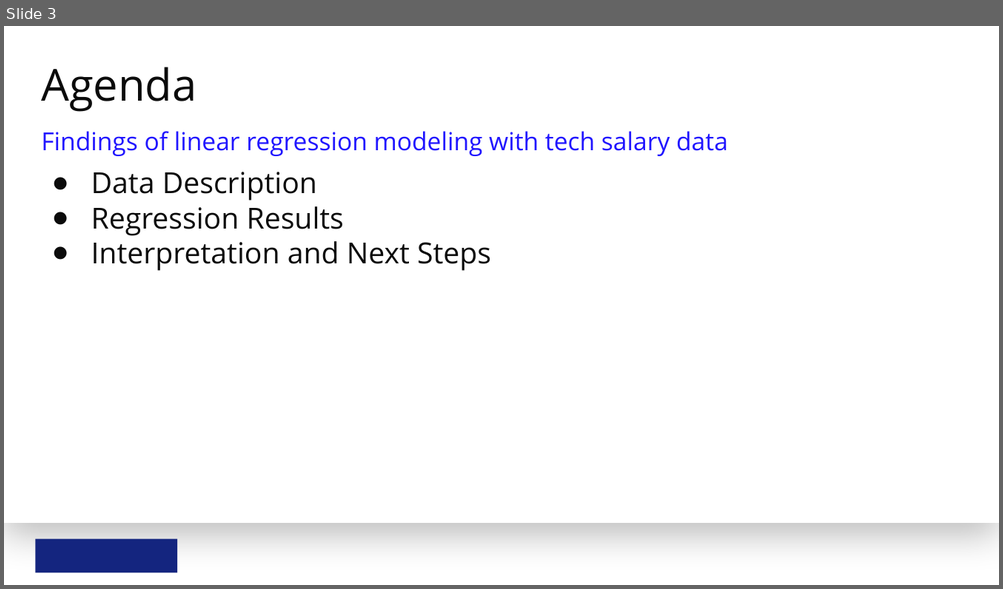
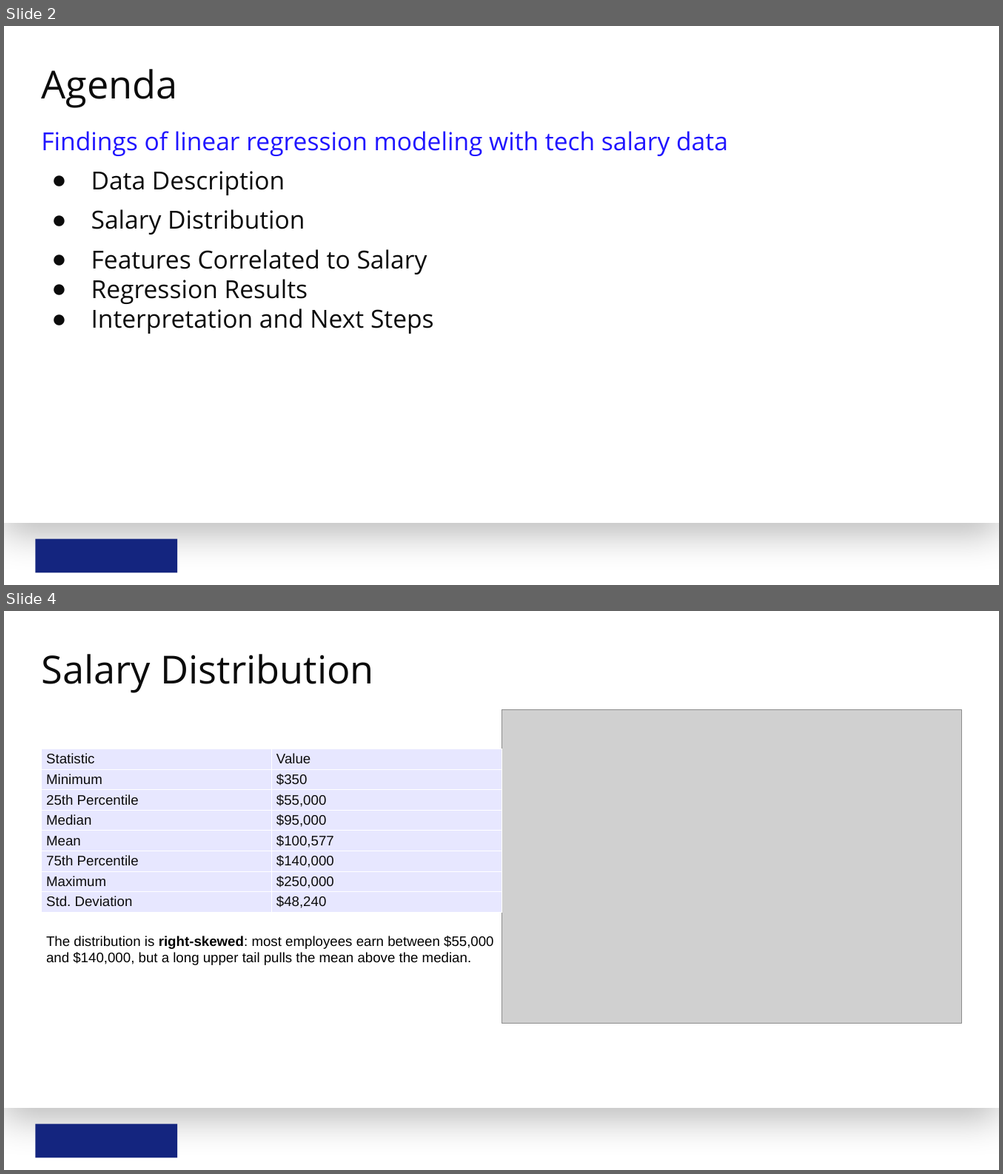
Before and after one commit to EduardoNicacio/Udacity_Statistics-Data-Analysis_P4_Model_Salary_Data_Linear_Regression, a slide deck: model-salary-data-with-linear-regression.pptx. Shown one above the other, each under a label of ours: slide 3 before the commit, slides 2 and 4 after it; the slides between them are not shown. The pictures are 1003x589 and 1003x1174 pixels, drawn with LibreOffice and Linux fonts; fonts in the diff are those of the drawing; grey boxes stand for pictures; background and template pictures are left out. Boxes give left, top, right and bottom in pixels: in the first picture for what was removed or moved away, otherwise in the second. Text is boxed around its words. In the diff, an @@ line names an element or a change of style, - is before the commit and + after.

```diff
--- a/model-salary-data-with-linear-regression.pptx
+++ b/model-salary-data-with-linear-regression.pptx
@@ slide 4 added at (x1=4, y1=611, x2=999, y2=1170), background #FFFFFF; not listed: 2 template elements that a slide beside it also shows @@
@@ title added at (x1=41, y1=654, x2=374, y2=693), 56 pt, text #0B0B0B @@
+Salary Distribution
@@ picture added at (x1=501, y1=710, x2=962, y2=1024) @@
@@ table added at (x1=41, y1=749, x2=502, y2=922), 8 rows, 2 columns @@
+Statistic | Value
+Minimum | $350
+25th Percentile | $55,000
+Median | $95,000
+Mean | $100,577
+75th Percentile | $140,000
+Maximum | $250,000
+Std. Deviation | $48,240
@@ text added at (x1=46, y1=936, x2=494, y2=965), 20 pt, text #000000 @@
+The distribution is right-skewed: most employees earn between $55,000 and $140,000, but a long upper tail pulls the mean above the median.
@@ what was slide 3 is now slide 2 @@
@@ slide 2 changed as well @@
@@ title "Agenda" at (x1=41, y1=69, x2=177, y2=108): size 64 to 56 pt @@
@@ text at (x1=91, y1=171, x2=434, y2=334): size 42 to 36 pt in "Data Description", "Regression Results", "Interpretation and Next Steps" @@
@@ text at (x1=91, y1=210, x2=427, y2=275): paragraphs added @@
+● Salary Distribution
+● Features Correlated to Salary
```
Also in this commit, not shown: 4 other slides changed, 3 other slides added, 1 slide removed, 8 other files.
